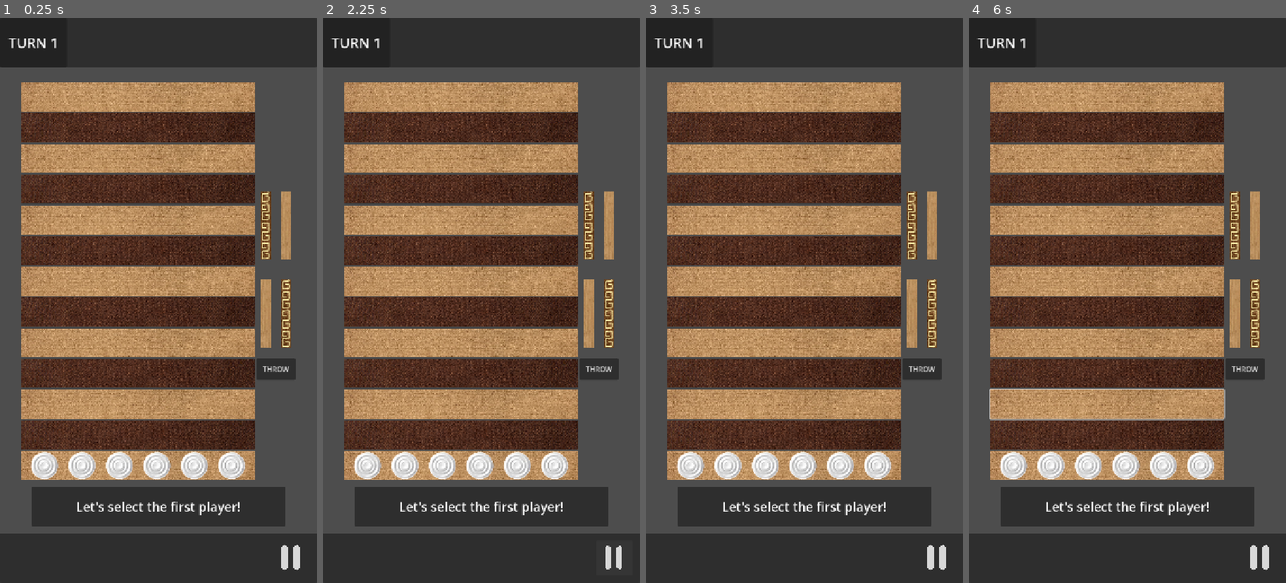
Above: before the commit, frames 1-4 (left to right).
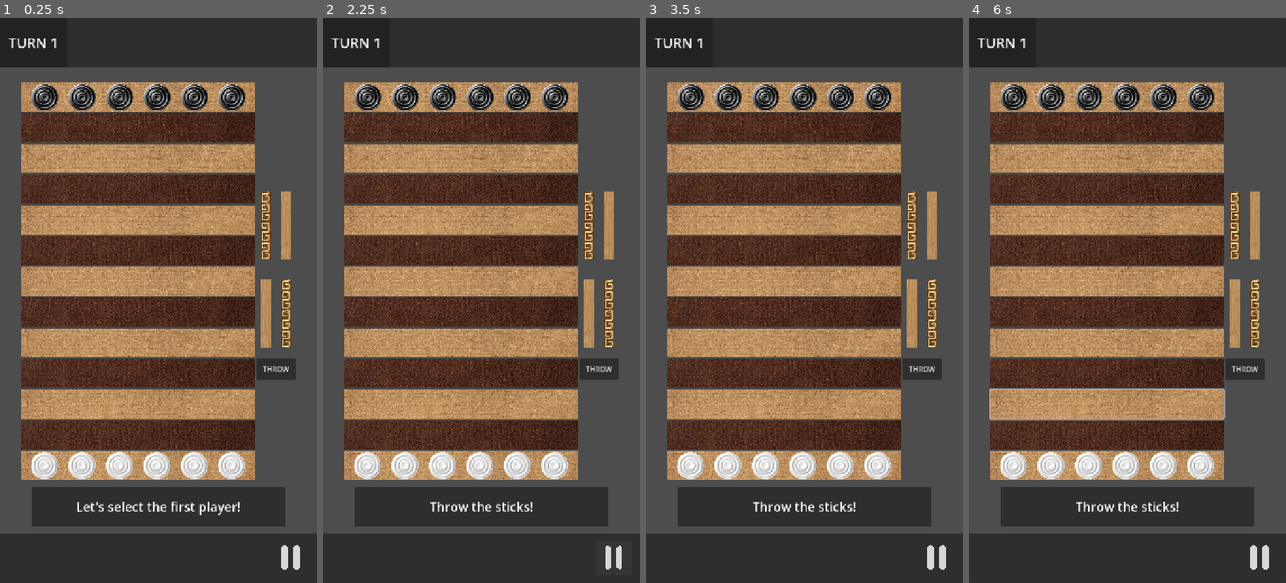
Above: after the commit, the same moments.

Repository: LeYohan-rgb/trad-games-hub
Game: Godot game, scene res://Scenes/bul_room.tscn
The game is run twice, just before and just after one commit, with the same random seed, the same clock (stepped at 60 frames per second) and the same inputs. This scene is started directly instead of the project's main scene.
Inputs (mouse positions are in pixels of both pictures, inside the frame that each line leads up to):
- Up to frame 1 (0.25 s): no input
- Up to frame 2 (2.25 s): click (462, 97) at 0.52 s; click "THROW" at 1.25 s; click (614, 560) at 2 s
- Up to frame 3 (3.5 s): tap Enter at 2.75 s; move the mouse to (874, 272) at 2.77 s; hold Right from 2.78 s (still down); tap Alt at 2.85 s; click (874, 272) at 2.92 s
- Up to frame 4 (6 s): tap Space at 3.5, 5 s; move the mouse to (1064, 328) at 3.52 s; release Right at 3.53 s; hold Down 3.53-4.28 s; tap Shift at 3.6, 5.1 s; tap Enter at 4.25, 5.75 s; move the mouse to (1159, 176) at 4.27 s; hold Right 4.28-5.03 s; tap Alt at 4.35, 5.85 s; move the mouse to (1111, 413) at 5.02 s; hold Up 5.03-5.78 s; click (1111, 413) at 5.17 s; move the mouse to (1222, 385) at 5.77 s; hold Left from 5.78 s (still down)

The runs differ from the first frame. In frame 1, 2.0% of the frame differs, in the area x 10-78%, y 11-17%; in frame 2, 2.5%, in the area x 10-78%, y 11-88%; in frame 3, 2.5%; in frame 4, 2.5%.

Commit message:
Made a function for randomly throwing the sticks

Diff:
--- a/Scenes/bul_room.tscn
+++ b/Scenes/bul_room.tscn
@@ -93,7 +93,15 @@
 layout_mode = 2
 size_flags_vertical = 3
 
-[node name="Sprite2D" type="Sprite2D" parent="main_container/board_container/Row13" unique_id=1532766503]
+[node name="CenterContainer" type="CenterContainer" parent="main_container/board_container/Row13" unique_id=1674284787]
+layout_mode = 1
+anchors_preset = 15
+anchor_right = 1.0
+anchor_bottom = 1.0
+grow_horizontal = 2
+grow_vertical = 2
+
+[node name="Sprite2D" type="Sprite2D" parent="main_container/board_container/Row13/CenterContainer" unique_id=1532766503]
 position = Vector2(265.5, 33)
 scale = Vector2(0.5, 0.5)
 texture = ExtResource("2_i7i8d")
@@ -115,7 +123,15 @@
 layout_mode = 2
 size_flags_vertical = 3
 
-[node name="Sprite2D" type="Sprite2D" parent="main_container/board_container/Row12" unique_id=420338200]
+[node name="CenterContainer" type="CenterContainer" parent="main_container/board_container/Row12" unique_id=1640203576]
+layout_mode = 1
+anchors_preset = 15
+anchor_right = 1.0
+anchor_bottom = 1.0
+grow_horizontal = 2
+grow_vertical = 2
+
+[node name="Sprite2D" type="Sprite2D" parent="main_container/board_container/Row12/CenterContainer" unique_id=420338200]
 position = Vector2(265.5, 33)
 scale = Vector2(0.5, 0.5)
 texture = ExtResource("3_370nd")
@@ -137,7 +153,15 @@
 layout_mode = 2
 size_flags_vertical = 3
 
-[node name="Sprite2D" type="Sprite2D" parent="main_container/board_container/Row11" unique_id=1652902451]
+[node name="CenterContainer" type="CenterContainer" parent="main_container/board_container/Row11" unique_id=2023645907]
+layout_mode = 1
+anchors_preset = 15
+anchor_right = 1.0
+anchor_bottom = 1.0
+grow_horizontal = 2
+grow_vertical = 2
+
+[node name="Sprite2D" type="Sprite2D" parent="main_container/board_container/Row11/CenterContainer" unique_id=1652902451]
 position = Vector2(265.5, 33)
 scale = Vector2(0.5, 0.5)
 texture = ExtResource("4_kvfss")
@@ -159,7 +183,15 @@
 layout_mode = 2
 size_flags_vertical = 3
 
-[node name="Sprite2D" type="Sprite2D" parent="main_container/board_container/Row10" unique_id=1918034332]
+[node name="CenterContainer" type="CenterContainer" parent="main_container/board_container/Row10" unique_id=882348950]
+layout_mode = 1
+anchors_preset = 15
+anchor_right = 1.0
+anchor_bottom = 1.0
+grow_horizontal = 2
+grow_vertical = 2
+
+[node name="Sprite2D" type="Sprite2D" parent="main_container/board_container/Row10/CenterContainer" unique_id=1918034332]
 position = Vector2(265.5, 33)
 scale = Vector2(0.5, 0.5)
 texture = ExtResource("3_370nd")
@@ -181,7 +213,15 @@
 layout_mode = 2
 size_flags_vertical = 3
 
-[node name="Sprite2D" type="Sprite2D" parent="main_container/board_container/Row9" unique_id=1538556993]
+[node name="CenterContainer" type="CenterContainer" parent="main_container/board_container/Row9" unique_id=401852015]
+layout_mode = 1
+anchors_preset = 15
+anchor_right = 1.0
+anchor_bottom = 1.0
+grow_horizontal = 2
+grow_vertical = 2
+
+[node name="Sprite2D" type="Sprite2D" parent="main_container/board_container/Row9/CenterContainer" unique_id=1538556993]
 position = Vector2(265.5, 33)
 scale = Vector2(0.5, 0.5)
 texture = ExtResource("4_kvfss")
@@ -203,7 +243,15 @@
 layout_mode = 2
 size_flags_vertical = 3
 
-[node name="Sprite2D" type="Sprite2D" parent="main_container/board_container/Row8" unique_id=1757366194]
+[node name="CenterContainer" type="CenterContainer" parent="main_container/board_container/Row8" unique_id=427337314]
+layout_mode = 1
+anchors_preset = 15
+anchor_right = 1.0
+anchor_bottom = 1.0
+grow_horizontal = 2
+grow_vertical = 2
+
+[node name="Sprite2D" type="Sprite2D" parent="main_container/board_container/Row8/CenterContainer" unique_id=1757366194]
 position = Vector2(265.5, 33)
 scale = Vector2(0.5, 0.5)
 texture = ExtResource("3_370nd")
@@ -225,7 +273,15 @@
 layout_mode = 2
 size_flags_vertical = 3
 
-[node name="Sprite2D" type="Sprite2D" parent="main_container/board_container/Row7" unique_id=50455575]
+[node name="CenterContainer" type="CenterContainer" parent="main_container/board_container/Row7" unique_id=1367591079]
+layout_mode = 1
+anchors_preset = 15
+anchor_right = 1.0
+anchor_bottom = 1.0
+grow_horizontal = 2
+grow_vertical = 2
+
+[node name="Sprite2D" type="Sprite2D" parent="main_container/board_container/Row7/CenterContainer" unique_id=50455575]
 position = Vector2(265.5, 33)
 scale = Vector2(0.5, 0.5)
 texture = ExtResource("4_kvfss")
@@ -247,7 +303,15 @@
 layout_mode = 2
 size_flags_vertical = 3
 
-[node name="Sprite2D" type="Sprite2D" parent="main_container/board_container/Row6" unique_id=716034033]
+[node name="CenterContainer" type="CenterContainer" parent="main_container/board_container/Row6" unique_id=732286556]
+layout_mode = 1
+anchors_preset = 15
+anchor_right = 1.0
+anchor_bottom = 1.0
+grow_horizontal = 2
+grow_vertical = 2
+
+[node name="Sprite2D" type="Sprite2D" parent="main_container/board_container/Row6/CenterContainer" unique_id=716034033]
 position = Vector2(265.5, 33)
 scale = Vector2(0.5, 0.5)
 texture = ExtResource("3_370nd")
@@ -269,7 +333,15 @@
 layout_mode = 2
 size_flags_vertical = 3
 
-[node name="Sprite2D" type="Sprite2D" parent="main_container/board_container/Row5" unique_id=288707336]
+[node name="CenterContainer" type="CenterContainer" parent="main_container/board_container/Row5" unique_id=1540351509]
+layout_mode = 1
+anchors_preset = 15
+anchor_right = 1.0
+anchor_bottom = 1.0
+grow_horizontal = 2
+grow_vertical = 2
+
+[node name="Sprite2D" type="Sprite2D" parent="main_container/board_container/Row5/CenterContainer" unique_id=288707336]
 position = Vector2(265.5, 33)
 scale = Vector2(0.5, 0.5)
 texture = ExtResource("4_kvfss")
@@ -291,7 +363,15 @@
 layout_mode = 2
 size_flags_vertical = 3
 
-[node name="Sprite2D" type="Sprite2D" parent="main_container/board_container/Row4" unique_id=1307663838]
+[node name="CenterContainer" type="CenterContainer" parent="main_container/board_container/Row4" unique_id=997975856]
+layout_mode = 1
+anchors_preset = 15
+anchor_right = 1.0
+anchor_bottom = 1.0
+grow_horizontal = 2
+grow_vertical = 2
+
+[node name="Sprite2D" type="Sprite2D" parent="main_container/board_container/Row4/CenterContainer" unique_id=1307663838]
 position = Vector2(265.5, 33)
 scale = Vector2(0.5, 0.5)
 texture = ExtResource("3_370nd")
@@ -313,7 +393,15 @@
 layout_mode = 2
 size_flags_vertical = 3
 
-[node name="Sprite2D" type="Sprite2D" parent="main_container/board_container/Row3" unique_id=1784997322]
+[node name="CenterContainer" type="CenterContainer" parent="main_container/board_container/Row3" unique_id=882220188]
+layout_mode = 1
+anchors_preset = 15
+anchor_right = 1.0
+anchor_bottom = 1.0
+grow_horizontal = 2
+grow_vertical = 2
+
+[node name="Sprite2D" type="Sprite2D" parent="main_container/board_container/Row3/CenterContainer" unique_id=1784997322]
 position = Vector2(265.5, 33)
 scale = Vector2(0.5, 0.5)
 texture = ExtResource("4_kvfss")
@@ -335,7 +423,15 @@
 layout_mode = 2
 size_flags_vertical = 3
 
-[node name="Sprite2D" type="Sprite2D" parent="main_container/board_container/Row2" unique_id=427650176]
+[node name="CenterContainer" type="CenterContainer" parent="main_container/board_container/Row2" unique_id=466100591]
+layout_mode = 1
+anchors_preset = 15
+anchor_right = 1.0
+anchor_bottom = 1.0
+grow_horizontal = 2
+grow_vertical = 2
+
+[node name="Sprite2D" type="Sprite2D" parent="main_container/board_container/Row2/CenterContainer" unique_id=427650176]
 position = Vector2(265.5, 33)
 scale = Vector2(0.5, 0.5)
 texture = ExtResource("3_370nd")
@@ -357,7 +453,15 @@
 layout_mode = 2
 size_flags_vertical = 3
 
-[node name="Sprite2D" type="Sprite2D" parent="main_container/board_container/Row1" unique_id=2032201999]
+[node name="CenterContainer" type="CenterContainer" parent="main_container/board_container/Row1" unique_id=350998591]
+layout_mode = 1
+anchors_preset = 15
+anchor_right = 1.0
+anchor_bottom = 1.0
+grow_horizontal = 2
+grow_vertical = 2
+
+[node name="Sprite2D" type="Sprite2D" parent="main_container/board_container/Row1/CenterContainer" unique_id=2032201999]
 position = Vector2(265.5, 33)
 scale = Vector2(0.5, 0.5)
 texture = ExtResource("4_370nd")
@@ -383,6 +487,19 @@
 [node name="top_space" type="Control" parent="main_container/sticks_container" unique_id=670730087]
 layout_mode = 2
 size_flags_vertical = 3
+
+[node name="opp_player_score" type="Label" parent="main_container/sticks_container/top_space" unique_id=1742300709]
+layout_mode = 1
+anchors_preset = 15
+anchor_right = 1.0
+anchor_bottom = 1.0
+grow_horizontal = 2
+grow_vertical = 2
+theme_override_colors/font_outline_color = Color(0.95686275, 0.5921569, 0.21176471, 1)
+theme_override_constants/outline_size = 10
+theme_override_font_sizes/font_size = 64
+horizontal_alignment = 1
+vertical_alignment = 1
 
 [node name="VBoxContainer" type="VBoxContainer" parent="main_container/sticks_container" unique_id=435335863]
 layout_mode = 2
@@ -471,6 +588,19 @@
 layout_mode = 2
 size_flags_vertical = 3
 
+[node name="my_player_score" type="Label" parent="main_container/sticks_container/bottom_space" unique_id=1462967202]
+layout_mode = 1
+anchors_preset = 15
+anchor_right = 1.0
+anchor_bottom = 1.0
+grow_horizontal = 2
+grow_vertical = 2
+theme_override_colors/font_outline_color = Color(0.95686275, 0.5921569, 0.21176471, 1)
+theme_override_constants/outline_size = 10
+theme_override_font_sizes/font_size = 64
+horizontal_alignment = 1
+vertical_alignment = 1
+
 [node name="Control" type="Control" parent="main_container" unique_id=69727538]
 layout_mode = 2
 size_flags_horizontal = 3
@@ -531,3 +661,5 @@
 theme_override_styles/normal = SubResource("StyleBoxEmpty_dg6wr")
 icon = ExtResource("3_dg6wr")
 expand_icon = true
+
+[connection signal="pressed" from="main_container/sticks_container/VBoxContainer/throw_btn" to="." method="_on_throw_btn_pressed"]
--- a/Scripts/bul_room.gd
+++ b/Scripts/bul_room.gd
@@ -4,6 +4,9 @@
 @onready var opp_plr_lbl = $opp_player_panel/opp_plr_lbl
 @onready var message_lbl = $message_container/message_panel/message_label
 
+#nodes
+@onready var my_landing_score = $main_container/sticks_container/bottom_space/my_player_score
+@onready var opp_landing_score = $main_container/sticks_container/top_space/opp_player_score
 
 var game_state : Dictionary = { #THE GAME STATE IS RELATIVE. [no, my_or_opp, direction] true -> enemy base.
 	1: [6, "my", true],
@@ -18,7 +21,7 @@
 	10: [0, "none", true],
 	11: [0, "none", true],
 	12: [0, "none", true],
-	13: [0, "none", true],
+	13: [6, "opp", true],
 	"my_captured" : 0,
 	"opp_captured" : 0
 }
@@ -39,7 +42,20 @@
 	13: $main_container/board_container/Row13
 }
 
+@onready var stick_nodes : Dictionary = {
+	1: $main_container/sticks_container/VBoxContainer/HBoxContainer/stick_1,
+	2: $main_container/sticks_container/VBoxContainer/HBoxContainer/stick_2,
+	3: $main_container/sticks_container/VBoxContainer/HBoxContainer2/stick_3,
+	4: $main_container/sticks_container/VBoxContainer/HBoxContainer2/stick_4,
+}
+
+var opp_player_disconnected = false
 var game_paused = false
+var can_throw_the_sticks = false
+var thrown_first_sticks = [false, false]
+var thrown_first_sticks_amount = [0, 0]
+var game_started = false
+
 # Called when the node enters the scene tree for the first time.
 func _ready() -> void:
 	set_up()
@@ -49,10 +65,10 @@
 		multiplayer.server_disconnected.connect(_on_server_disconnected)
 
 func _on_peer_disconnected():
-	pass
+	opp_player_disconnected = true
 
 func _on_server_disconnected():
-	pass
+	opp_player_disconnected = true
 
 func set_up():
 	game_paused = true
@@ -63,6 +79,14 @@
 	opp_plr_lbl.text = return_my_or_opp_plr_string("opp")
 
 	message_lbl.text = "Let's select the first player!"
+	await get_tree().create_timer(2.0).timeout
+
+	if Global.game_mode == 0:
+		if multiplayer.is_server():
+			message_lbl.text = "Throw the sticks!"
+			can_throw_the_sticks = true
+		else:
+			message_lbl.text = "Waiting for " + client_or_host_player_name_str("host") + " to throw the sticks..."
 
 func return_is_the_host_str() -> String:
 	if multiplayer.is_server():
@@ -75,13 +99,20 @@
 func set_up_the_board(current_game_state): #everything dealing with game state is relative
 	if Global.game_mode == 0:
 		for i in range(1,14):
-			if i in [1, 13]:
-				row_nodes[i].get_node("Sprite2D").texture = load("res://Graphics/bul_game/" + return_is_the_host_str() +  "_pieces_" + str(current_game_state[i][0]) + ".png")
+			if i == 1:
+				row_nodes[i].get_node("CenterContainer/Sprite2D").texture = load("res://Graphics/bul_game/" + return_my_or_opp_plr_host_or_client_str("my") +  "_pieces_" + str(current_game_state[i][0]) + ".png")
+				continue
+			if i == 13:
+				row_nodes[i].get_node("CenterContainer/Sprite2D").texture = load("res://Graphics/bul_game/" + return_my_or_opp_plr_host_or_client_str("opp")  +  "_pieces_" + str(current_game_state[i][0]) + ".png")
 			else:
 				if current_game_state[i][0] >= 1:
-					row_nodes[i].get_node("Sprite2D").texture = load("res://Graphics/bul_game/" + return_white_or_black_mode_2(i) +"_row_1_" + return_is_the_host_str() + ".png")
+					if current_game_state[i][0] != 1:
+						row_nodes[i].get_node("Button").text = str(current_game_state[i][0])
+					else:
+						row_nodes[i].get_node("Button").text = ""
+					row_nodes[i].get_node("CenterContainer/Sprite2D").texture = load("res://Graphics/bul_game/" + return_white_or_black_mode_2(i) +"_row_1_" + return_my_or_opp_plr_host_or_client_str(current_game_state[i][1]) + ".png")
 				else:
-					row_nodes[i].get_node("Sprite2D").texture = load("res://Graphics/bul_game/" + return_white_or_black_mode_2(i) + "_row_0.png")
+					row_nodes[i].get_node("CenterContainer/Sprite2D").texture = load("res://Graphics/bul_game/" + return_white_or_black_mode_2(i) + "_row_0.png")
 
 func return_white_or_black_mode_2(num) -> String:
 	if num % 2 == 0:
@@ -90,7 +121,31 @@
 		return "white"
 
 func reset_all_variables():
+	opp_player_disconnected = false
+	opp_landing_score.text = ""
+	my_landing_score.text = ""
+	thrown_first_sticks = [false, false]
+	game_started = false
 	game_paused = false
+	can_throw_the_sticks = false
+	set_up_the_board({
+	1: [6, "my", true],
+	2: [0, "none", true],
+	3: [0, "none", true],
+	4: [0, "none", true],
+	5: [0, "none", true],
+	6: [0, "none", true],
+	7: [0, "none", true],
+	8: [0, "none", true],
+	9: [0, "none", true],
+	10: [0, "none", true],
+	11: [0, "none", true],
+	12: [0, "none", true],
+	13: [6, "opp", true],
+	"my_captured" : 0,
+	"opp_captured" : 0
+})
+
 
 
 func return_my_or_opp_plr_string(str) -> String:
@@ -105,9 +160,98 @@
 				return Global.players[1]
 			else:
 				return Global.players[0]
+
+	return ""
+
+func return_my_or_opp_plr_host_or_client_str(str) -> String:
+	if Global.game_mode == 0:
+		if multiplayer.is_server():
+			if str == "my":
+				return "host"
+			else:
+				return "client"
+		else:
+			if str == "my":
+				return "client"
+			else:
+				return "host"
 
 	return ""
 
 # Called every frame. 'delta' is the elapsed time since the previous frame.
 func _process(delta: float) -> void:
 	pass
+
+
+func _on_throw_btn_pressed() -> void:
+	if can_throw_the_sticks == false:
+		return
+
+	throw_sticks_animation.rpc(return_random_stick_array())
+
+func return_random_stick_array() -> Array:
+	var random_up_down_array = [0, 0, 0, 0] #IF ITS 1 ITS UP. IF ITS 0 ITS DOWN
+	for i in range(4):
+		random_up_down_array[i] = randi_range(0, 1)
+
+	return random_up_down_array
+
+func return_int_1_to_4_host_or_client(num) -> int:
+	#4 -> 1, 2 -> 3, 3 -> 2, 4 -> 1
+	if multiplayer.is_server():
+		return num
+	else:
+		return 5 - num
+
+func client_or_host_player_name_str(str) -> String:
+	if str == "host":
+		return Global.players[0]
+	else:
+		return Global.players[1]
+
+@rpc("any_peer", "call_local", "reliable")
+func throw_sticks_animation(my_array):
+	can_throw_the_sticks = false
+
+	if Global.game_mode == 0: #FOR ONLINE MULT
+		for i in range(1, 5):
+			if my_array[i - 1] == 0:
+				stick_nodes[return_int_1_to_4_host_or_client(i)].icon = load("res://Graphics/bul_game/stick_down.png")
+			else:
+				stick_nodes[return_int_1_to_4_host_or_client(i)].icon = load("res://Graphics/bul_game/stick_up.png")
+
+		var total_sum = 0 #SUM OF THE POINTS
+		for i in range(4):
+			total_sum += my_array[i]
+		if total_sum == 0:
+			total_sum = 5
+
+		if game_started == false and thrown_first_sticks[0] == false:
+			message_lbl.text = client_or_host_player_name_str("host") + " landed a " + str(total_sum) + "!"
+			if multiplayer.is_server():
+				my_landing_score.text = str(total_sum)
+			else:
+				opp_landing_score.text = str(total_sum)
+			thrown_first_sticks[0] = true
+			thrown_first_sticks_amount[0] = total_sum
+			await get_tree().create_timer(2.0).timeout
+			if multiplayer.is_server():
+				message_lbl.text = "Waiting for " + client_or_host_player_name_str("client") + " to throw the sticks..."
+			else:
+				can_throw_the_sticks = true
+				message_lbl.text = "Throw the sticks!"
+
+		if game_started == false and thrown_first_sticks[0] == true:
+			message_lbl.text = client_or_host_player_name_str("client") + " landed a " + str(total_sum) + "!"
+			if multiplayer.is_server():
+				opp_landing_score.text = str(total_sum)
+			else:
+				my_landing_score.text = str(total_sum)
+			thrown_first_sticks[0] = true
+			thrown_first_sticks_amount[0] = total_sum
+			await get_tree().create_timer(2.0).timeout
+			if multiplayer.is_server():
+				message_lbl.text = "Waiting for " + client_or_host_player_name_str("client") + " to throw the sticks..."
+			else:
+				can_throw_the_sticks = true
+				message_lbl.text = "Throw the sticks!"
